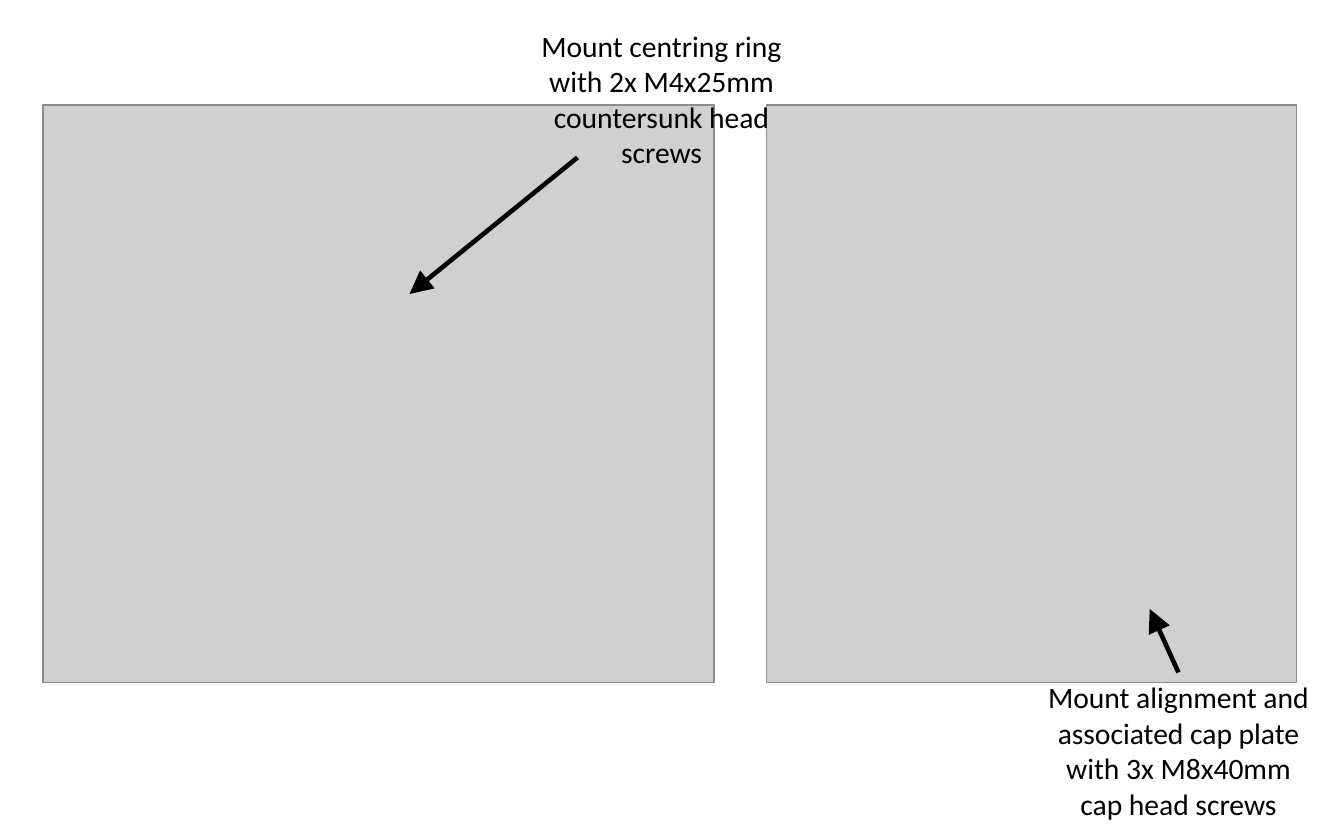
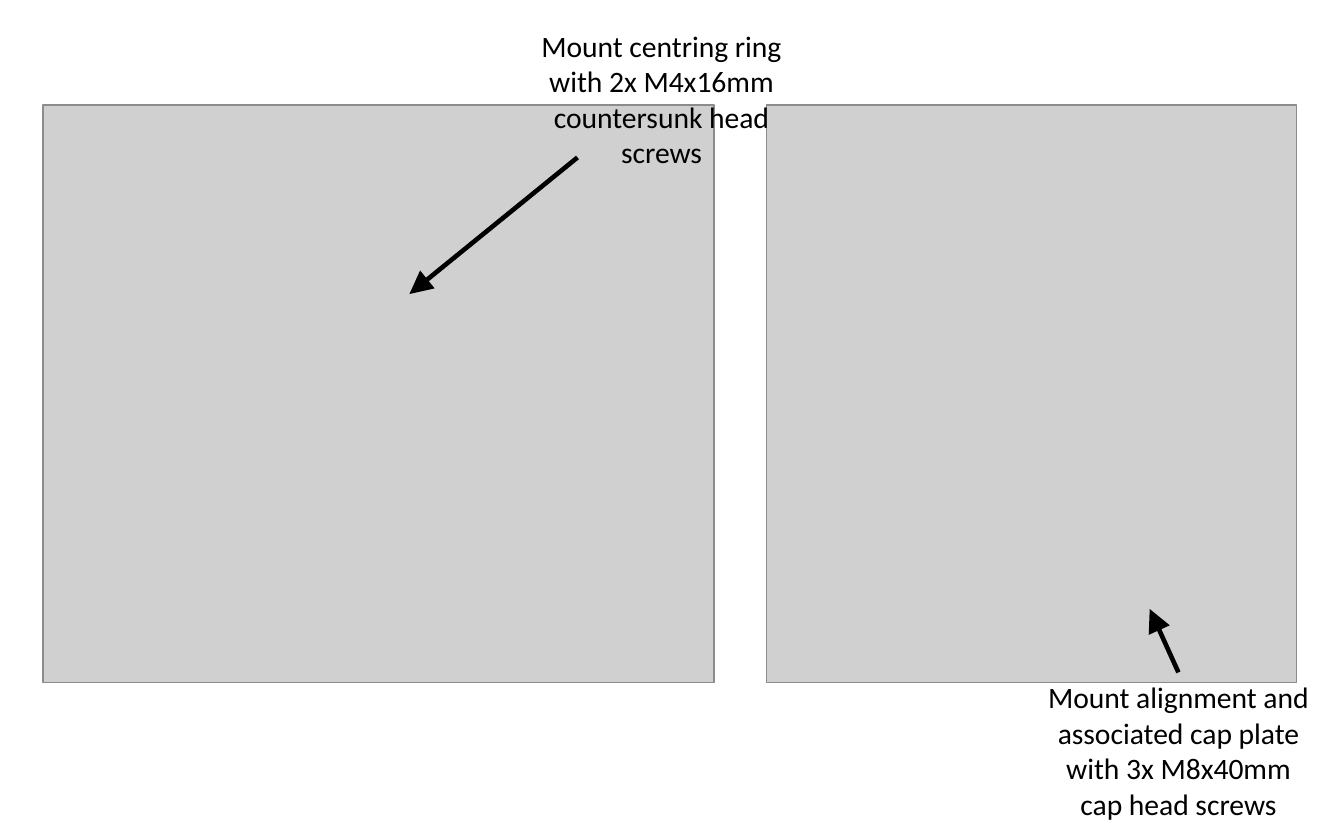
Before and after one commit to materiom/UTM, a slide deck: slide 2 of CAD/Mechanical/Superstructure - supporting models/Figure editing/Figure editing.pptx. Drawn at 1344x840 pixels with LibreOffice and Linux fonts; fonts in the diff are those of the drawing; grey boxes stand for pictures. Boxes give left, top, right and bottom in pixels: in the first picture for what was removed or moved away, otherwise in the second. Text is boxed around its words. In the diff, an @@ line names an element or a change of style, - is before the commit and + after.

```diff
--- a/CAD/Mechanical/Superstructure - supporting models/Figure editing/Figure editing.pptx
+++ b/CAD/Mechanical/Superstructure - supporting models/Figure editing/Figure editing.pptx
@@ text at (541, 36, 781, 164): text changed @@
-Mount centring ring with 2x M4x25mm countersunk head screws
+Mount centring ring with 2x M4x16mm countersunk head screws
```
